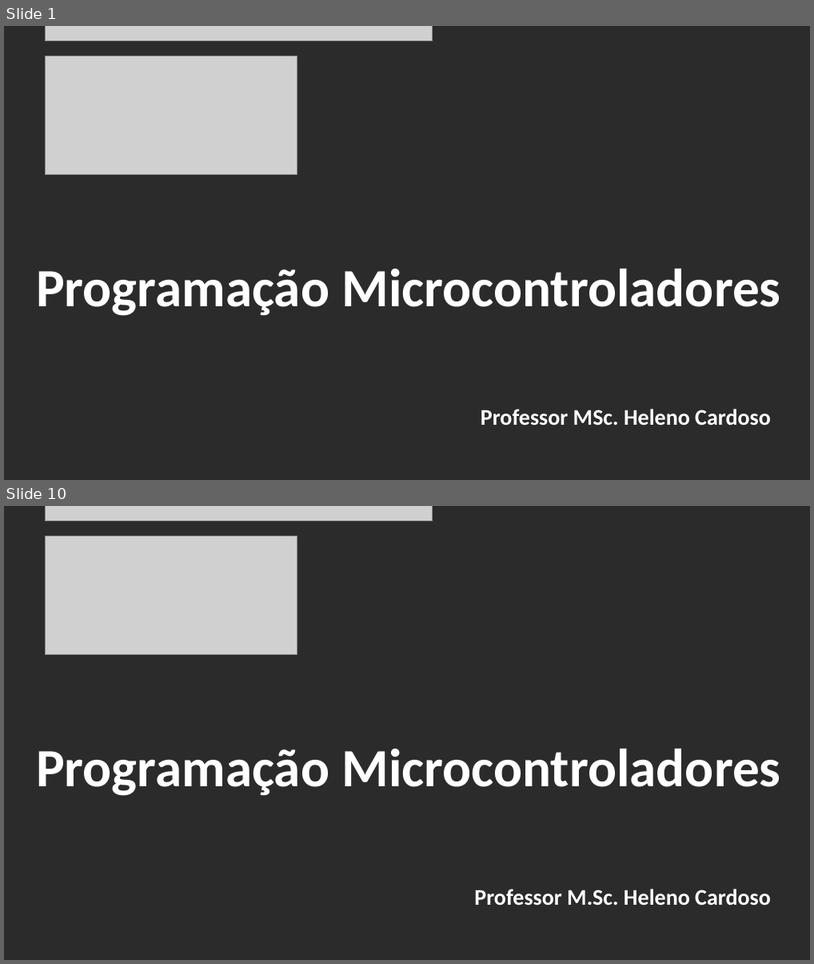
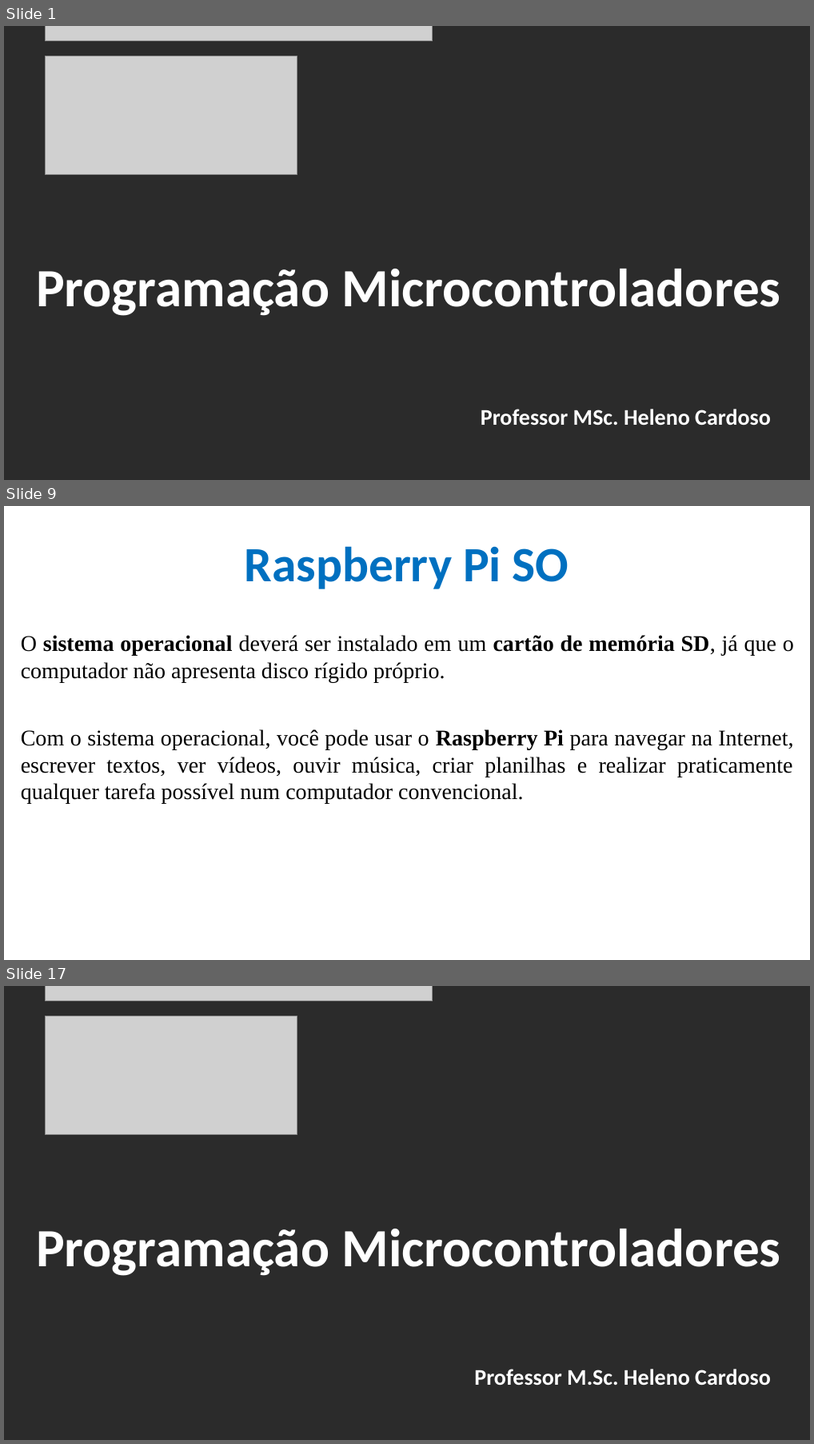
Before and after one commit to CloudEducationBrazil/WydenArea1ProgramacaoMicrocontroladores, a slide deck: 01 Classes/Aula 04 - Programação Microcontroladores - Arduíno Raspberry PI.pptx. Shown one above the other, each under a label of ours: slides 1 and 10 before the commit, slides 1, 9 and 17 after it; the slides between them are not shown. The pictures are 814x964 and 814x1444 pixels, drawn with LibreOffice and Linux fonts; fonts in the diff are those of the drawing; grey boxes stand for pictures; background and template pictures are left out; a plain dark background stands for a picture behind light text. Boxes give left, top, right and bottom in pixels: in the first picture for what was removed or moved away, otherwise in the second. Text is boxed around its words. In the diff, an @@ line names an element or a change of style, - is before the commit and + after.

```diff
--- a/01 Classes/Aula 04 - Programação Microcontroladores - Arduíno Raspberry PI.pptx
+++ b/01 Classes/Aula 04 - Programação Microcontroladores - Arduíno Raspberry PI.pptx
@@ slide 9 added at (4,506,810,960), background picture (left out) @@
@@ title added at (245,546,570,589), 44 pt, text #0070C0, bold @@
+Raspberry Pi SO
@@ text added at (21,635,794,804), 20 pt, text #000000 @@
+O sistema operacional deverá ser instalado em um cartão de memória SD, já que o computador não apresenta disco rígido próprio.
+Com o sistema operacional, você pode usar o Raspberry Pi para navegar na Internet, escrever textos, ver vídeos, ouvir música, criar planilhas e realizar praticamente qualquer tarefa possível num computador convencional.
@@ what was slide 10 is now slide 17 @@
```
Also in this commit, not shown: 6 slides changed, 8 other slides added, 2 slides removed.
